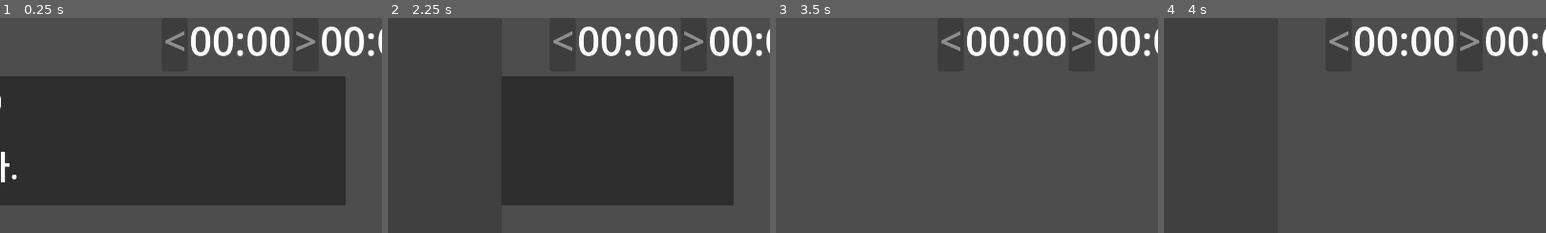
Above: before the commit, frames 1-4 (left to right).
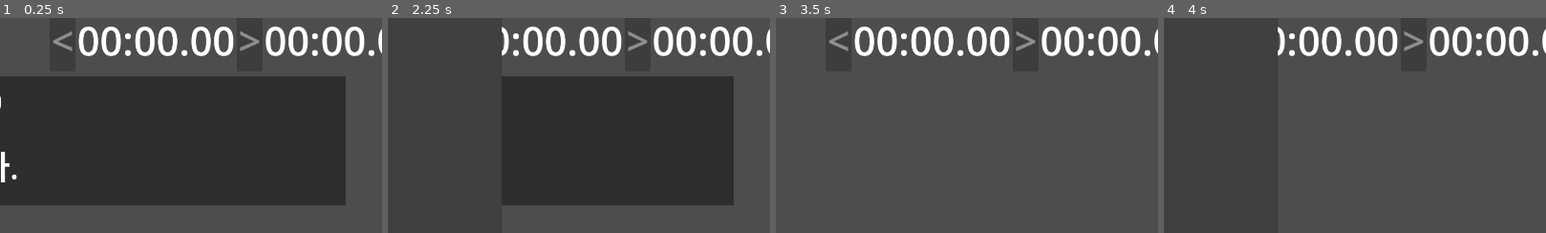
Above: after the commit, the same moments.

Repository: kasworld/maranic
Game: Godot game, scene res://main.tscn
The game is run twice, just before and just after one commit, with the same random seed, the same clock (stepped at 60 frames per second) and the same inputs.
Inputs:
- Up to frame 1 (0.25 s): no input
- Up to frame 2 (2.25 s): click "워크선택" at 0.5 s; click "목록메뉴" at 1.25 s; click "워크선택" at 2 s
- Up to frame 3 (3.5 s): click "목록메뉴" at 2.75 s
- Up to frame 4 (4 s): click "워크선택" at 3.5 s
The pictures show only the part of the screen within x 45-95%, y 16-66%; the shares and areas given below are measured in that part.

The runs differ from the first frame. In frame 1, 4.4% of the frame differs, in the area x 14-98%, y 3-18%; in frame 2, 3.6%; in frame 3, 4.4%; in frame 4, 3.6%.

Commit message:
apply more ticklib

Diff:
--- a/lib/tickutil.gd
+++ b/lib/tickutil.gd
@@ -18,3 +18,6 @@
 	if td.hour == 0:
 		return "%02d:%02d.%02d" % [td.min, td.sec, td.ms]
 	return "%d:%02d:%02d.%02d" % [td.hour, td.min, td.sec, td.ms]
+
+static func tick2str(tick :float)->String:
+	return TickLib.tickdict2str(TickLib.tick2dict(tick))
--- a/subwork_node.gd
+++ b/subwork_node.gd
@@ -29,12 +29,12 @@
 	subwork_index = -1
 	subwork = null
 	$TimeEdit.clear()
-	$SecRemainLabel.text = "00:00"
+	$SecRemainLabel.text = TickLib.tick2str(0)
 	$NameEdit.text = ""
 
 func update_time_labels()->void:
 	$TimeEdit.set_sec(subwork.second)
-	$SecRemainLabel.text = subwork.second2text(remainSec)
+	$SecRemainLabel.text = TickLib.tick2str(remainSec)
 
 func disable_buttons(b :bool)->void:
 	$MenuButton.disabled = b
--- a/time_edit/time_edit.gd
+++ b/time_edit/time_edit.gd
@@ -7,11 +7,10 @@
 var max_inc_sec = 60
 
 func set_sec(s :int)->void:
-	var td = TickLib.tick2dict(s)
-	$SecLabel.text = TickLib.tickdict2str(td)
+	$SecLabel.text = TickLib.tick2str(s)
 
 func clear()->void:
-	$SecLabel.text = "00:00"
+	$SecLabel.text = TickLib.tick2str(0)
 
 func disable_buttons(b :bool)->void:
 	$SecDecButton.disabled = b
